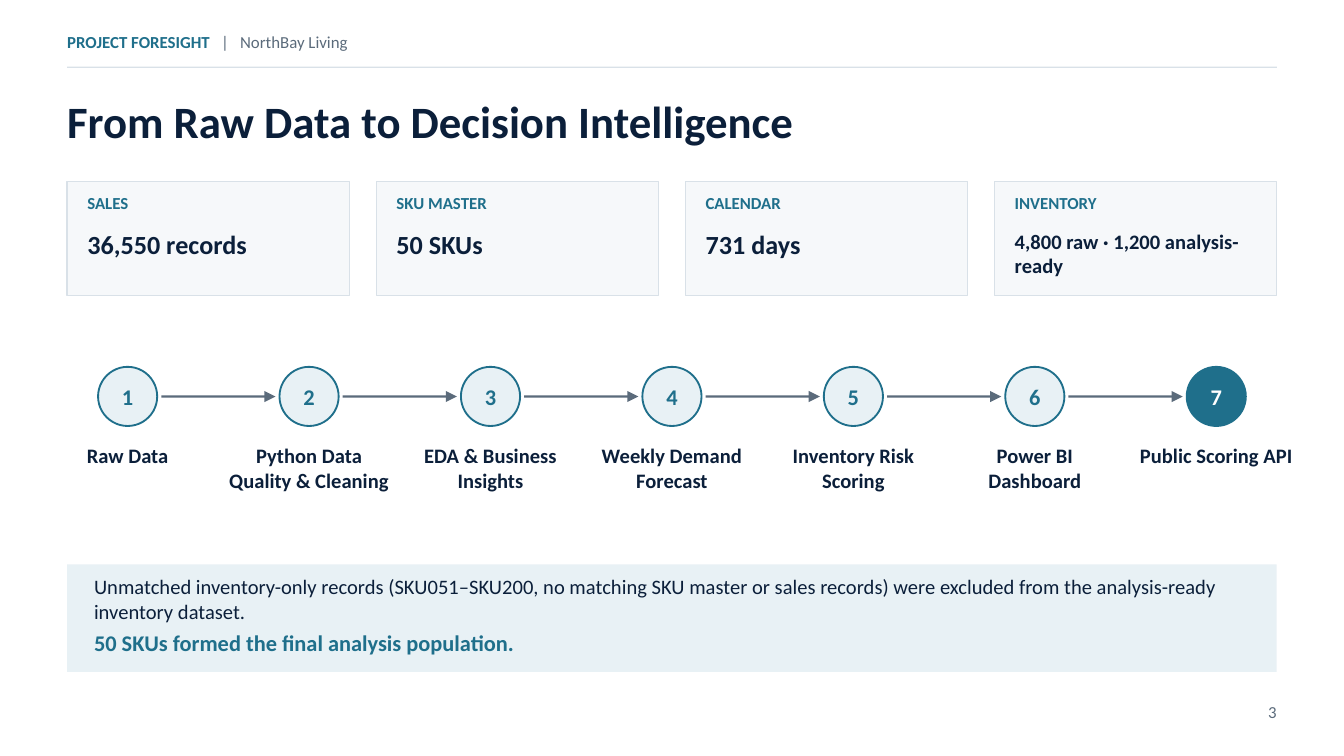
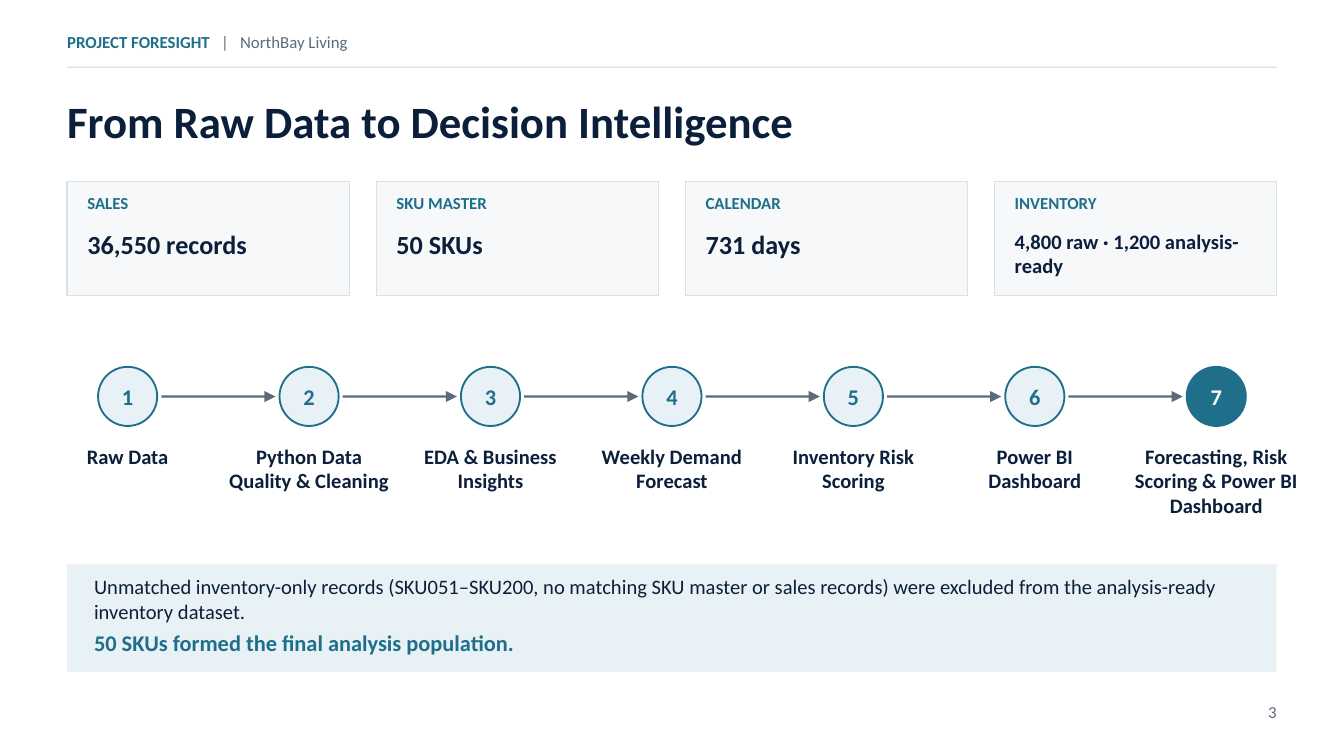
Before and after one commit to Gauravsaini328/ZIDIO_FORESIGHT_PROJECT, a slide deck: slide 3 of reports/Project_FORESIGHT.pptx. Drawn at 1344x756 pixels with LibreOffice and Linux fonts; fonts in the diff are those of the drawing. Boxes give left, top, right and bottom in pixels: in the first picture for what was removed or moved away, otherwise in the second. Text is boxed around its words. In the diff, an @@ line names an element or a change of style, - is before the commit and + after.

```diff
--- a/reports/Project_FORESIGHT.pptx
+++ b/reports/Project_FORESIGHT.pptx
@@ text at [1135, 449, 1297, 513]: text changed @@
-Public Scoring API
+Forecasting, Risk Scoring & Power BI Dashboard
```
Also in this commit, not shown: 1 other slide changed.
